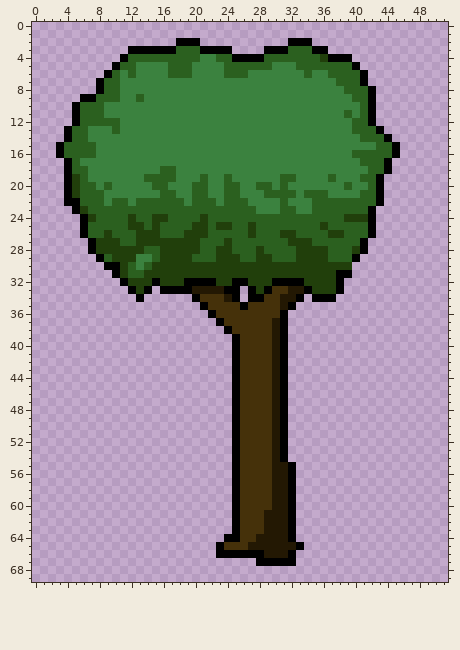
Two states of a sprite sheet, core/assets/prototype/tree1.png. Above is the file before it was changed.
The file is 52x70 pixels.
The same view after the edit:
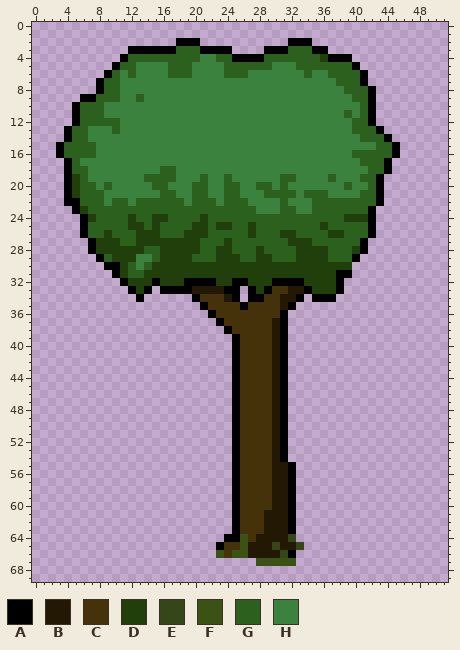
Palette (. is transparent): A #000000  B #231803  C #45310a  D #213f0b  E #354718  F #3a5214  G #2b601f  H #3b823f
The exact change:
{"y":64,"x":26,"old":"C","new":"F"}
{"y":64,"x":32,"old":"A","new":"E"}
{"y":65,"x":26,"old":"C","new":"F"}
{"y":65,"x":30,"old":"B","new":"E"}
{"y":65,"x":33,"old":"A","new":"E"}
{"y":66,"x":23,"old":"AAAAAA","new":"FCFFBB"}
{"y":66,"x":31,"old":"B","new":"E"}
{"y":67,"x":28,"old":"AAAAA","new":"FFFFF"}
{"label":"changed","picture_box":[216,534,304,566]}
